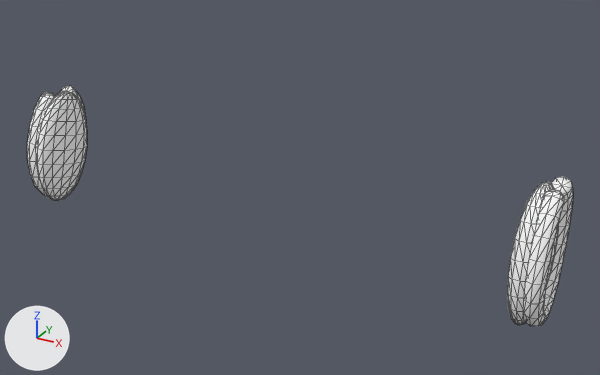
What one commit did to the glTF model modules/gamer-services/assets/avatars/v3/ears_large.female.glb.
Camera for both pictures: a camera (50 mm lens) standing at (0.279, -0.436, 1.68) and looking at (0.023, 0.029, 1.447). Arrows for +X, +Y and +Z are at lower left; the lights stay in place. The first picture is the older version. Mesh edges are drawn as thin lines. Vertices at exactly the same position are counted once.

Objects in the first picture: 'ears_large'.
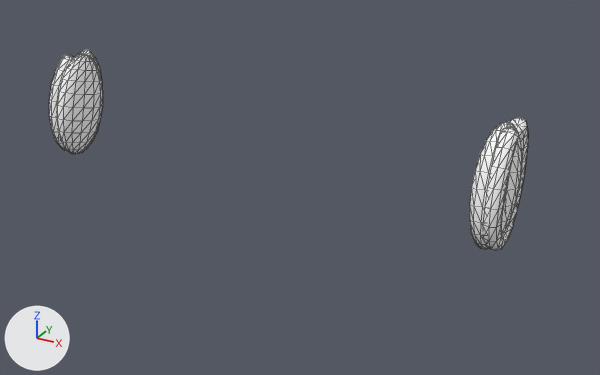
Location of each change, (x1, y1, x2, y2) in pixels of the pictures (600 x 375 px; the box of a moved part takes in the faces that stretch with it):
'ears_large', reshaped (12% narrower, 17% shorter)
    before: (27, 85, 573, 326)
    after: (49, 50, 528, 250)
part 1 of me_ears_large, moved or reshaped
    before: (507, 182, 558, 325)
    after: (469, 121, 522, 249)
part 2 of me_ears_large, moved or reshaped
    before: (523, 177, 573, 326)
    after: (484, 118, 528, 250)
part 3 of me_ears_large, moved or reshaped
    before: (37, 91, 87, 201)
    after: (57, 53, 103, 154)
part 4 of me_ears_large, moved or reshaped
    before: (27, 85, 86, 197)
    after: (49, 50, 102, 152)

What changed in the scene script:
```text
Change me_ears_large:
    used by ob_ears_large; location = (0.0, 0.0, 0.0)
    remove me_ears_large.from_pydata(...)  # 636 vertices, 1256 faces; spans x -0.203..0.203, y -0.01..0.054, z 1.399..1.486
    add me_ears_large.from_pydata(...)  # 784 vertices, 1544 faces; spans x -0.174..0.174, y -0.009..0.046, z 1.444..1.521
    me_ears_large part 1: the loose piece of 156 vertices spanning x 0.177..0.199, y -0.01..0.048, z 1.399..1.486 is multiplied about its middle by the matrix ((1.089, 0.0, 0.0), (0.07, 0.871, 0.0), (0.0, 0.0, 0.871)), then moved by (-0.026, -0.002, 0.04)
    me_ears_large part 2: the loose piece of 162 vertices spanning x 0.19..0.203, y -0.009..0.054, z 1.399..1.486 is scaled about its middle by 0.871, then moved by (-0.029, -0.003, 0.04)
    me_ears_large part 3: the loose piece of 156 vertices spanning x -0.199..-0.177, y -0.01..0.048, z 1.399..1.486 is multiplied about its middle by the matrix ((1.089, 0.0, 0.0), (-0.07, 0.871, 0.0), (0.0, 0.0, 0.871)), then moved by (0.026, -0.002, 0.04)
    me_ears_large part 4: the loose piece of 162 vertices spanning x -0.203..-0.19, y -0.009..0.054, z 1.399..1.486 is scaled about its middle by 0.871, then moved by (0.029, -0.003, 0.04)
    other edits to the shape of me_ears_large do not show in these pictures
```
